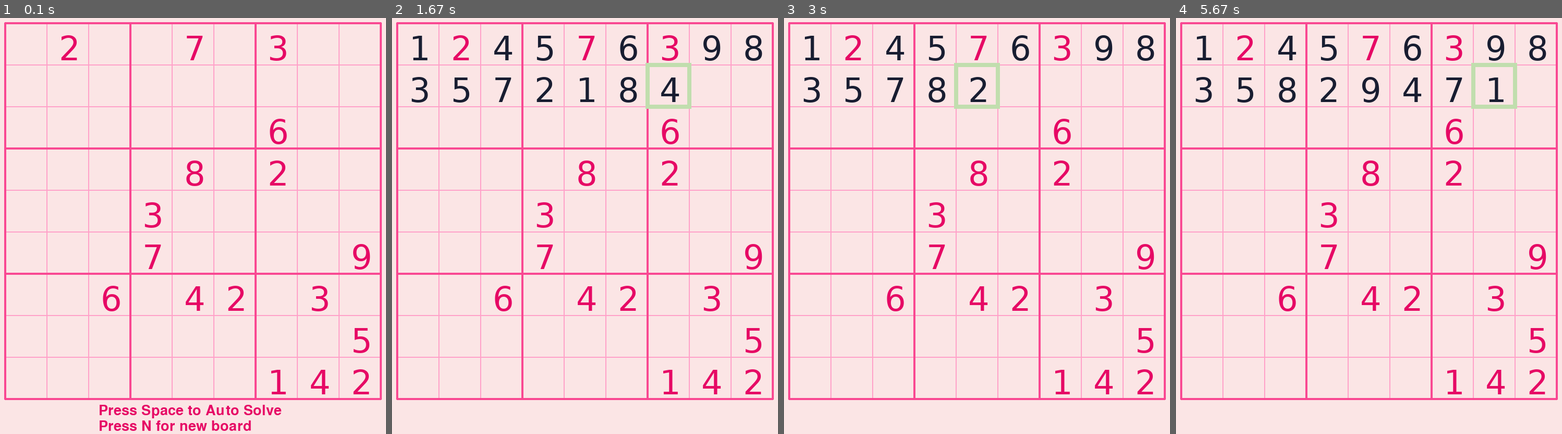
Above: before the commit, frames 1-4 (left to right).
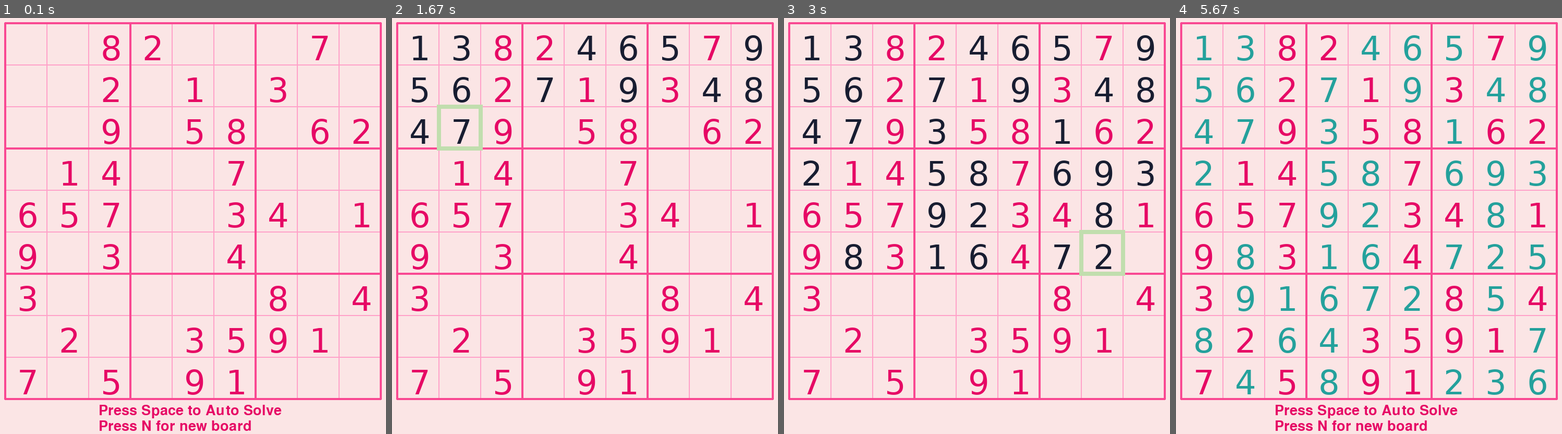
Above: after the commit, the same moments.

Repository: pudup/sudoku-solver
Game: pygame game, started from sudokugame.py
Two runs of this game, one before a commit and one after it. Both use one fixed random seed, a clock stepped at 60 frames per second and the inputs below.
Inputs (mouse positions are in pixels of both pictures, inside the frame that each line leads up to):
- Up to frame 1 (0.1 s): no input
- Up to frame 2 (1.67 s): tap Space at 0.33 s
- Up to frame 3 (3 s): no input
- Up to frame 4 (5.67 s): click (1230, 388) at 4.97 s; move the mouse to (1280, 250) at 5.27 s; tap Space at 5.3 s

The runs differ from the first frame. In frame 1, 5.6% of the frame differs, in the area x 5-97%, y 4-91%; in frame 2, 7.9%; in frame 3, 9.4%; in frame 4, 12%, in the area x 4-97%, y 4-100%.

Commit message:
Replace naive board gen with more sensible board gen

Diff:
--- a/PyGameComponents/board_gen.py
+++ b/PyGameComponents/board_gen.py
@@ -1,8 +1,28 @@
 import random
-from solverUIHelp import helperfunc
+from solverUIHelp import helperfunc, sudoku_solver
 
 
+count = 0
+def sudoku_solver_count(grid):
+    global count
+    for i in range(0, 9):  # Loop through X positions
+        for j in range(0, 9):  # Loop through Y positions
+            if grid[i][j] == 0:  # Check if position is empty
+                for k in range(1, 10):  # Try all numbers in empty position using helper function
+                    if helperfunc(number=k, position_x=i, position_y=j, grid=grid):
+                        grid[i][j] = k  # If true then set position to working number
+                        can_continue = sudoku_solver_count(grid)  # Recurse
+                        if can_continue:
+                            return True
+
+                        grid[i][j] = 0  # If dead end then reset
+
+                return False  # Return when dead end
+    count += 1
+    return False
+
 def gen_board():
+    global count
     grid = [[0,0,0,0,0,0,0,0,0],
             [0,0,0,0,0,0,0,0,0],
             [0,0,0,0,0,0,0,0,0],
@@ -12,23 +32,26 @@
             [0,0,0,0,0,0,0,0,0],
             [0,0,0,0,0,0,0,0,0],
             [0,0,0,0,0,0,0,0,0]]
-    main_options = [1,2,3,4,5,6,7,8,9]
+    for i in range(14):
+        seed = random.randint(1,9)
+        seedposX = random.randint(0,8)
+        seedposY = random.randint(0,8)
+        if grid[seedposX][seedposY] == 0 and helperfunc(seed, seedposX, seedposY, grid):
+            grid[seedposX][seedposY] = seed
+    sudoku_solver(grid)
 
-    for _ in range(17):
-        yay = False
-        while not yay:
-            posisX = random.randint(0, 8)
-            posisY = random.randint(0, 8)
-
-            if grid[posisX][posisY] == 0:
-                yay = True
-                options = []
-                for i in main_options:
-                    options.append(i)
-                while options:
-                    choice = random.choice(options)
-                    if helperfunc(choice, posisX, posisY, grid):
-                        grid[posisX][posisY] = choice
-                    else:
-                        options.remove(choice)
+    tried_posis = []
+    for i in range(75):
+        tryX = random.randint(0,8)
+        tryY = random.randint(0,8)
+        if [tryX, tryY] in tried_posis:
+            continue
+        else:
+            tried_posis.append([tryX, tryY])
+        count = 0
+        old = grid[tryX][tryY]
+        grid[tryX][tryY] = 0
+        sudoku_solver_count(grid)
+        if count != 1:
+            grid[tryX][tryY] = old
     return grid
--- a/PyGameComponents/solverUIHelp.py
+++ b/PyGameComponents/solverUIHelp.py
@@ -48,41 +48,18 @@
     return True
 
 
-def sudoku_solver(grid, visual=0.0):
+def sudoku_solver(grid):
     for i in range(0, 9):  # Loop through X positions
         for j in range(0, 9):  # Loop through Y positions
             if grid[i][j] == 0:  # Check if position is empty
                 for k in range(1, 10):  # Try all numbers in empty position using helper function
                     if helperfunc(number=k, position_x=i, position_y=j, grid=grid):
                         grid[i][j] = k  # If true then set position to working number
-                        if visual:
-                            os.system('cls' if os.name == 'nt' else 'clear')
-                            pretty_matrix(grid)
-                            sleep(visual)
-                        can_continue = sudoku_solver(grid, visual)  # Recurse
-                        if can_continue:
-                            return True
-
-                        grid[i][j] = 0  # If dead end then reset
-                return False  # Return when no 0s in grid
-
-    return True
-
-def visual_solver_help(grid):
-    for i in range(0, 9):  # Loop through X positions
-        for j in range(0, 9):  # Loop through Y positions
-            if grid[i][j] == 0:  # Check if position is empty
-                for k in range(1, 10):  # Try all numbers in empty position using helper function
-                    if helperfunc(number=k, position_x=i, position_y=j, grid=grid):
-                        grid[i][j] = k  # If true then set position to working number
-                        pretty_matrix(grid)
                         can_continue = sudoku_solver(grid)  # Recurse
                         if can_continue:
                             return True
 
                         grid[i][j] = 0  # If dead end then reset
-                return False  # Return when no 0s in grid
+                return False  # Return when dead end
 
     return True
-
-# sudoku_solver(example_grid, 0.01)
